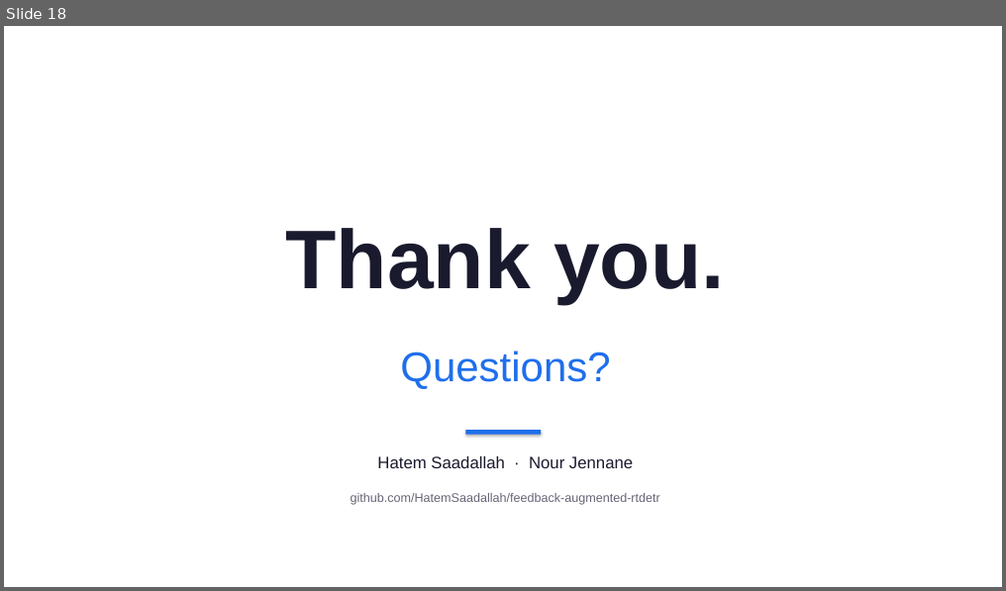
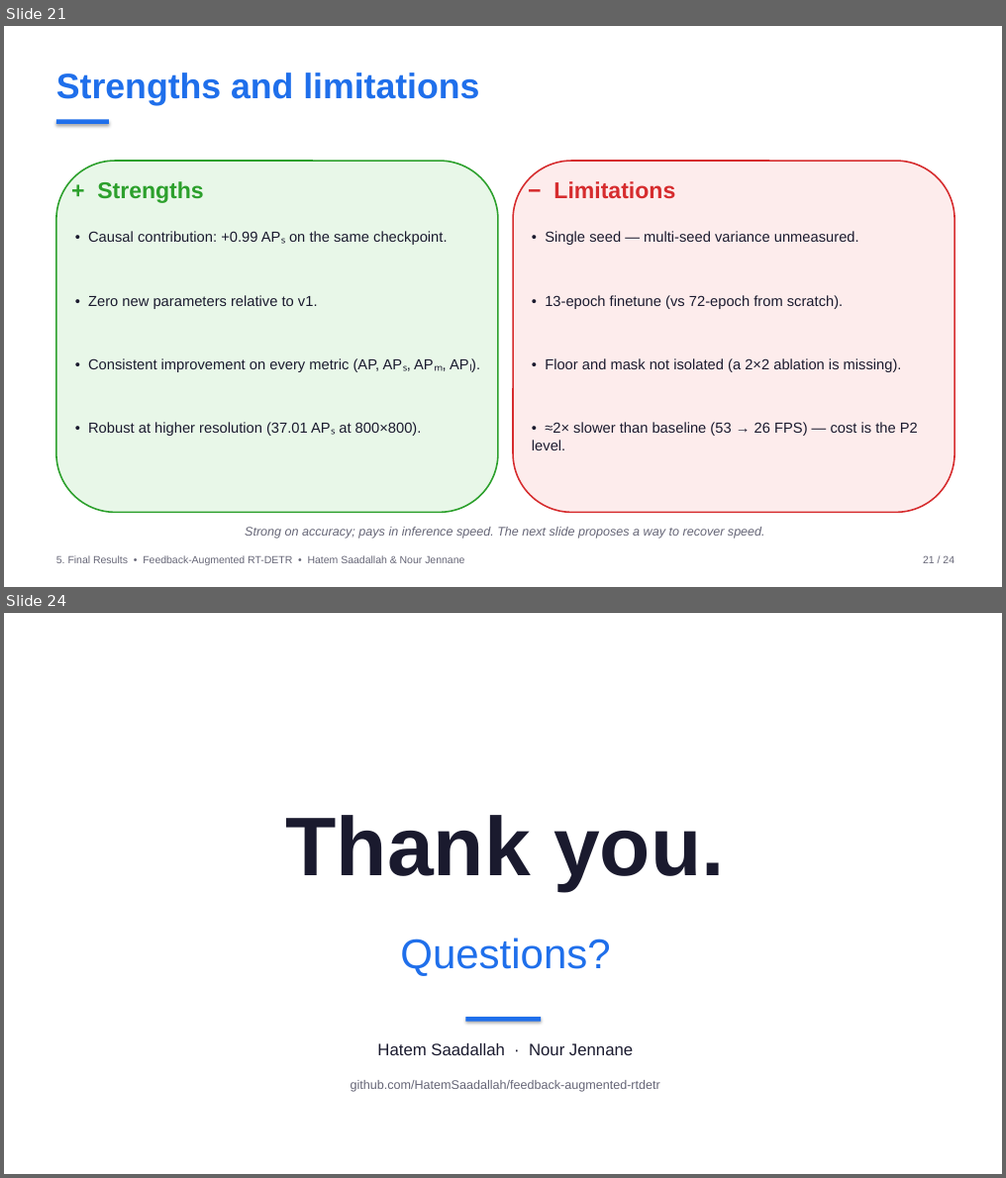
Before and after one commit to HatemSaadallah/feedback-augmented-rtdetr, a slide deck: presentation/feedback_rtdetr_presentation.pptx. Shown one above the other, each under a label of ours: slide 18 before the commit, slides 21 and 24 after it; the slides between them are not shown. The pictures are 1006x591 and 1006x1178 pixels, drawn with LibreOffice and Linux fonts; fonts in the diff are those of the drawing. Boxes give left, top, right and bottom in pixels: in the first picture for what was removed or moved away, otherwise in the second. Text is boxed around its words. In the diff, an @@ line names an element or a change of style, - is before the commit and + after.

```diff
--- a/presentation/feedback_rtdetr_presentation.pptx
+++ b/presentation/feedback_rtdetr_presentation.pptx
@@ slide 21 added at (4,26,1002,587), background #FFFFFF @@
@@ text added at (56,73,479,105), 34 pt, text #1F6FEB, bold @@
+Strengths and limitations
@@ rectangle added at (56,120,109,124), fill #1F6FEB @@
@@ rounded rectangle added at (56,161,498,513), fill #E8F7E8, outline #2CA02C 1.5 pt @@
@@ rounded rectangle added at (513,161,954,513), fill #FDECEC, outline #D62C2E 1.5 pt @@
@@ text added at (97,181,204,203), 22 pt, text #2CA02C, bold @@
++ Strengths
@@ text added at (553,181,675,198), 22 pt, text #D62C2E, bold @@
+− Limitations
@@ text added at (88,231,447,245), 14 pt, text #1A1A2E @@
+• Causal contribution: +0.99 APₛ on the same checkpoint.
@@ text added at (545,231,859,245), 14 pt, text #1A1A2E @@
+• Single seed — multi-seed variance unmeasured.
@@ text added at (88,295,318,309), 14 pt, text #1A1A2E @@
+• Zero new parameters relative to v1.
@@ text added at (545,295,843,309), 14 pt, text #1A1A2E @@
+• 13-epoch finetune (vs 72-epoch from scratch).
@@ text added at (88,359,380,372), 14 pt, text #1A1A2E @@
+• Consistent improvement on every metric (AP, APₛ, APₘ, APₗ).
@@ text added at (545,359,902,372), 14 pt, text #1A1A2E @@
+• Floor and mask not isolated (a 2×2 ablation is missing).
@@ text added at (88,422,422,436), 14 pt, text #1A1A2E @@
+• Robust at higher resolution (37.01 APₛ at 800×800).
@@ text added at (532,422,918,451), 14 pt, text #1A1A2E @@
+• ≈2× slower than baseline (53 → 26 FPS) — cost is the P2 level.
@@ text added at (245,527,765,539), 12 pt, text #666677, italic @@
+Strong on accuracy; pays in inference speed. The next slide proposes a way to recover speed.
@@ text added at (56,556,464,566), 10 pt, text #666677 @@
+5. Final Results • Feedback-Augmented RT-DETR • Hatem Saadallah & Nour Jennane
@@ text added at (923,556,954,564), 10 pt, text #666677 @@
+21 / 24
@@ what was slide 18 is now slide 24 @@
```
Also in this commit, not shown: 12 slides changed, 9 other slides added, 4 slides removed, 5 other files.
